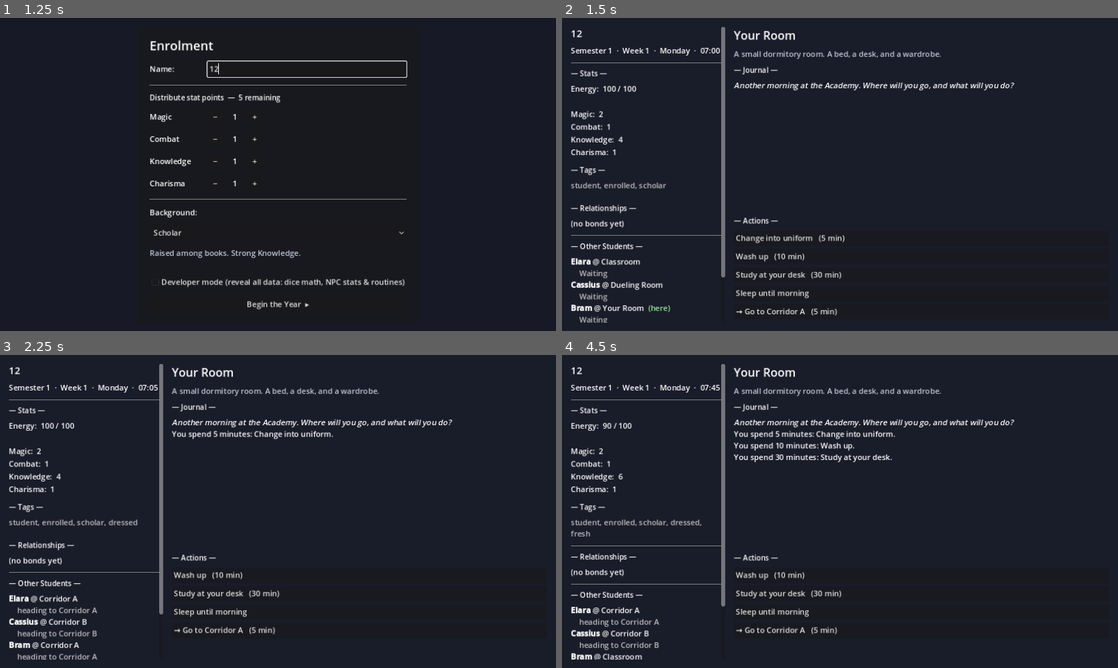
Above: before the commit, frames 1-4 (two rows, left to right).
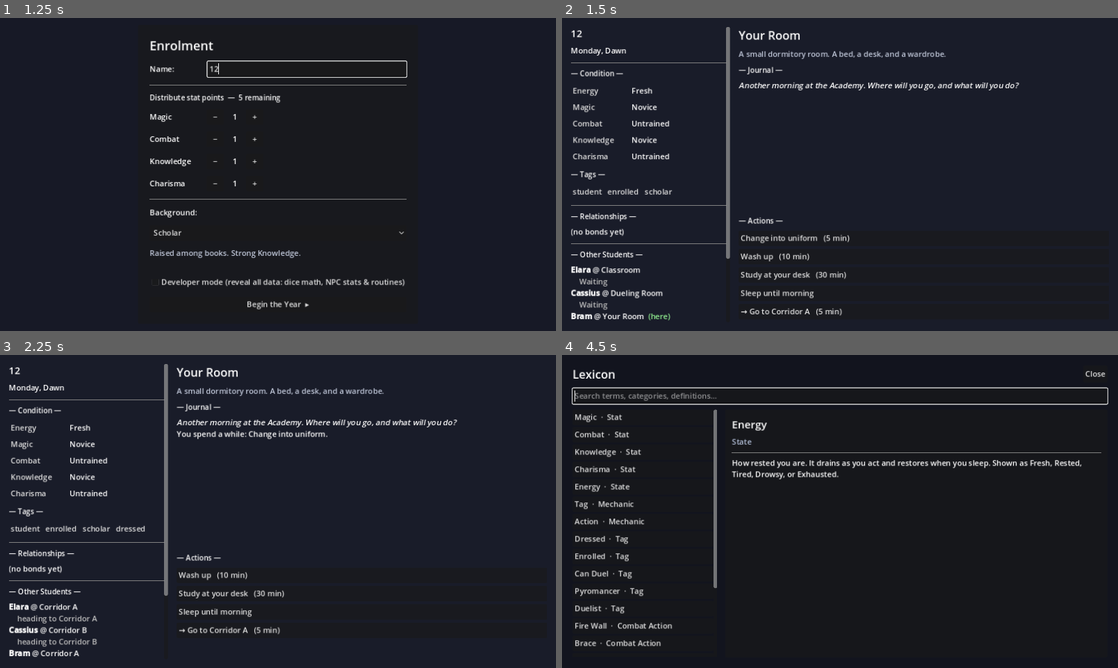
Above: after the commit, the same moments.

Repository: NyxTheCrow/academy
Game: Godot game, scene res://scenes/Root.tscn
Same seed, same stepped clock (60 frames per second), same inputs: the game is played once before the commit and once after it.
Inputs (mouse positions are in pixels of both pictures, inside the frame that each line leads up to):
- Up to frame 1 (1.25 s): click (305, 68) at 0.52 s; type "12" at 0.6 s
- Up to frame 2 (1.5 s): click "Begin the Year ▸" at 1.25 s
- Up to frame 3 (2.25 s): click "Change into uniform (5 min)" at 2 s
- Up to frame 4 (4.5 s): click "Wash up (10 min)" at 2.75 s; click (600, 426) at 3.5 s, where only the run after the commit has a clickable "Energy"; click (923, 592) at 4.25 s, where only the run before the commit has a clickable "Study at your desk (30 min)"

Frame 1 is identical in both runs. In frame 2, 7.8% of the frame differs, in the area x 1-83%, y 2-98%; in frame 3, 8.2%; in frame 4, 10%, in the area x 1-99%, y 2-98%.

Commit message:
Add lexicon search + hover system and numberless player mode
Feature 1 — Lexicon & hover:
- New Lexicon autoload + data/lexicon.json (terms, categories, aliases,
  definitions) with search()/lookup()/define().
- LexiconMode: a searchable/filterable glossary screen (live filter box,
  results list, detail pane), opened from the Academy sidebar.
- Hoverable chips: stat names and tags render as flat 'chips' whose hover
  tooltip is the lexicon definition and whose click opens the Lexicon focused
  on that term. Location name and combat ability buttons also carry lexicon
  hover tooltips.

Feature 2 — Numberless player mode:
- GameState gains qualitative descriptors: energy (Fresh…Exhausted), stats
  (Untrained…Master), HP (Unhurt…Near death), relationships
  (Stranger…Inseparable), and time-of-day; plus show_numbers()/brief_date().
- Player mode hides every number: the sidebar shows words, combat shows HP
  descriptors and number-free hit/heal messages, and the clock reads
  'Monday, Morning'. Dev mode shows the raw numbers and full detail.
  (Action time costs stay visible in both — a clock reading, not a hidden stat.)
- Tests added for descriptors and the lexicon; LexiconMode added to the
  mode-load test.

Co-Authored-By: Claude Opus 4.8 <noreply@anthropic.com>
Claude-Session: https://claude.ai/code/session_01YZg37CEKBKZxHJukh6HEMW

Diff:
--- /dev/null
+++ b/data/lexicon.json
@@ -0,0 +1,22 @@
+[
+	{ "term": "Magic", "category": "Stat", "aliases": ["mag"], "definition": "Your raw arcane power. Governs spellcasting and, in combat, part of your attack strength." },
+	{ "term": "Combat", "category": "Stat", "aliases": ["cmb"], "definition": "Your martial skill and toughness. Raises your health and damage in a fight." },
+	{ "term": "Knowledge", "category": "Stat", "aliases": ["kn"], "definition": "Book-learning and theory. Unlocks study opportunities and academic paths." },
+	{ "term": "Charisma", "category": "Stat", "aliases": ["cha"], "definition": "Presence and social grace. Shapes how others respond to you." },
+	{ "term": "Energy", "category": "State", "definition": "How rested you are. It drains as you act and restores when you sleep. Shown as Fresh, Rested, Tired, Drowsy, or Exhausted." },
+	{ "term": "Tag", "category": "Mechanic", "aliases": ["tags", "variable"], "definition": "A label a character carries (like 'dressed' or 'pyromancer'). Actions check your tags to decide whether you may take them." },
+	{ "term": "Action", "category": "Mechanic", "definition": "Something you can do in a location or in combat. Each costs time; availability depends on your tags, the hour, and your stats." },
+	{ "term": "Dressed", "category": "Tag", "definition": "You are in uniform. Required to attend lectures. Gained by changing clothes in your room." },
+	{ "term": "Enrolled", "category": "Tag", "definition": "You are a registered student. Nearly everyone at the Academy has this." },
+	{ "term": "Can Duel", "category": "Tag", "aliases": ["can_duel"], "definition": "You are permitted to fight a formal duel. Duelists start with it; others earn it once a professor takes notice." },
+	{ "term": "Pyromancer", "category": "Tag", "definition": "A caster trained in fire. Unlocks the Fire Wall action in combat." },
+	{ "term": "Duelist", "category": "Tag", "definition": "A trained fighter. Unlocks the Brace action in combat and permits formal duels." },
+	{ "term": "Fire Wall", "category": "Combat Action", "aliases": ["firewall"], "definition": "Raise a 3-tile wall of flame. Any unit that moves onto it or ends its turn on it is burned. Lasts a few rounds. Requires the Pyromancer tag." },
+	{ "term": "Brace", "category": "Combat Action", "definition": "Steady yourself, recovering a little health and ending your turn. Requires the Duelist tag." },
+	{ "term": "Strike", "category": "Combat Action", "definition": "A basic melee attack against an adjacent foe. Available to everyone." },
+	{ "term": "Room", "category": "Location", "definition": "Your dormitory. Where you dress, wash up, study privately, and sleep." },
+	{ "term": "Classroom", "category": "Location", "definition": "Where lectures are held on weekday mornings. You must be enrolled and dressed to attend." },
+	{ "term": "Dueling Room", "category": "Location", "aliases": ["dueling room", "duelling room"], "definition": "A warded ring for magical combat. Spar with a dummy, or duel a rival if you may." },
+	{ "term": "Elara", "category": "Character", "definition": "A scholarly classmate, often found in the classroom. Warm, and easy to confide in." },
+	{ "term": "Cassius", "category": "Character", "definition": "A gifted duelist who haunts the dueling room. Beating him earns real respect." }
+]
--- a/project.godot
+++ b/project.godot
@@ -17,6 +17,7 @@
 GameData="*res://scripts/GameData.gd"
 GameState="*res://scripts/GameState.gd"
 Students="*res://scripts/Students.gd"
+Lexicon="*res://scripts/Lexicon.gd"
 Director="*res://scripts/Director.gd"
 
 [display]
--- a/scenes/modes/AcademyMode.gd
+++ b/scenes/modes/AcademyMode.gd
@@ -1,15 +1,15 @@
 extends "res://scripts/GameMode.gd"
 ## AcademyMode — the exploration / location view and base mode.
 ##
-## Shows where you are (location + description), the time, your stats/tags, the
-## other students and where they are, a journal, and the actions available here
-## right now. Actions come from GameState.available_actions() — location actions
-## whose tag/time requirements you meet, plus movement to connected locations.
+## Player mode shows no numbers: energy, stats, and bonds appear as words
+## (Fresh / Adept / Friend). Dev mode shows the raw numbers. Hoverable "chips"
+## (stat names, tags) surface a lexicon definition on hover and open the
+## searchable Lexicon on click.
 
 var header_label: Label
 var date_label: Label
-var stats_label: Label
-var tags_label: RichTextLabel
+var stats_box: VBoxContainer
+var tags_flow: HFlowContainer
 var relations_label: Label
 var students_label: RichTextLabel
 var place_label: Label
@@ -29,7 +29,6 @@
 
 func _build_ui() -> void:
 	set_anchors_preset(Control.PRESET_FULL_RECT)
-
 	var bg := ColorRect.new()
 	bg.color = Color(0.10, 0.11, 0.16)
 	bg.set_anchors_preset(Control.PRESET_FULL_RECT)
@@ -46,9 +45,9 @@
 	root_h.add_theme_constant_override("separation", 18)
 	margin.add_child(root_h)
 
-	# --- Sidebar (scrollable): clock, stats, tags, relationships, students ---
+	# --- Sidebar (scrollable) ---
 	var sidebar_scroll := ScrollContainer.new()
-	sidebar_scroll.custom_minimum_size = Vector2(320, 0)
+	sidebar_scroll.custom_minimum_size = Vector2(330, 0)
 	sidebar_scroll.horizontal_scroll_mode = ScrollContainer.SCROLL_MODE_DISABLED
 	root_h.add_child(sidebar_scroll)
 
@@ -67,16 +66,14 @@
 	sidebar.add_child(date_label)
 
 	sidebar.add_child(HSeparator.new())
-	sidebar.add_child(_title("Stats"))
-	stats_label = Label.new()
-	sidebar.add_child(stats_label)
+	sidebar.add_child(_title("Condition"))
+	stats_box = VBoxContainer.new()
+	stats_box.add_theme_constant_override("separation", 2)
+	sidebar.add_child(stats_box)
 
 	sidebar.add_child(_title("Tags"))
-	tags_label = RichTextLabel.new()
-	tags_label.bbcode_enabled = true
-	tags_label.fit_content = true
-	tags_label.custom_minimum_size = Vector2(0, 24)
-	sidebar.add_child(tags_label)
+	tags_flow = HFlowContainer.new()
+	sidebar.add_child(tags_flow)
 
 	sidebar.add_child(HSeparator.new())
 	sidebar.add_child(_title("Relationships"))
@@ -92,6 +89,10 @@
 	sidebar.add_child(students_label)
 
 	sidebar.add_child(HSeparator.new())
+	var lex_btn := Button.new()
+	lex_btn.text = "Lexicon  (search terms)"
+	lex_btn.pressed.connect(_open_lexicon.bind(""))
+	sidebar.add_child(lex_btn)
 	var save_row := HBoxContainer.new()
 	save_row.add_theme_constant_override("separation", 8)
 	var save_btn := Button.new()
@@ -104,7 +105,7 @@
 	save_row.add_child(load_btn)
 	sidebar.add_child(save_row)
 
-	# --- Main column: location, journal, actions ---
+	# --- Main column ---
 	var main_v := VBoxContainer.new()
 	main_v.size_flags_horizontal = Control.SIZE_EXPAND_FILL
 	main_v.add_theme_constant_override("separation", 10)
@@ -112,6 +113,7 @@
 
 	place_label = Label.new()
 	place_label.add_theme_font_size_override("font_size", 24)
+	place_label.mouse_filter = Control.MOUSE_FILTER_STOP
 	main_v.add_child(place_label)
 	place_desc = Label.new()
 	place_desc.autowrap_mode = TextServer.AUTOWRAP_WORD_SMART
@@ -143,34 +145,81 @@
 	lbl.add_theme_font_size_override("font_size", 15)
 	return lbl
 
+# --- A hoverable term chip: tooltip = lexicon definition, click = open it ----
+func _hover_chip(key: String, display: String) -> Button:
+	var b := Button.new()
+	b.text = display
+	b.flat = true
+	b.focus_mode = Control.FOCUS_NONE
+	b.alignment = HORIZONTAL_ALIGNMENT_LEFT
+	var def := Lexicon.define(key)
+	if def != "":
+		b.tooltip_text = def
+	b.pressed.connect(_open_lexicon.bind(key))
+	return b
+
+func _open_lexicon(focus := "") -> void:
+	await Director.run_mode("lexicon", {"focus": focus})
+
 func _refresh() -> void:
 	if date_label == null:
 		return
 	header_label.text = GameState.player_name + ("   [DEV]" if GameState.dev_mode else "")
-	date_label.text = GameState.date_string()
+	date_label.text = GameState.date_string() if GameState.dev_mode else GameState.brief_date()
 
 	var loc := GameState.current_location()
 	place_label.text = str(loc.get("name", GameState.location))
+	place_label.tooltip_text = Lexicon.define(str(loc.get("name", "")))
 	place_desc.text = str(loc.get("description", ""))
 
-	var s := "Energy:  %d / %d\n\n" % [GameState.energy, GameState.max_energy]
+	_rebuild_stats()
+	_rebuild_tags()
+	_rebuild_relations()
+	_refresh_students()
+	_rebuild_actions()
+
+func _rebuild_stats() -> void:
+	for c in stats_box.get_children():
+		c.queue_free()
+	stats_box.add_child(_stat_row("Energy", "Energy",
+		GameState.energy_descriptor(), "%d / %d" % [GameState.energy, GameState.max_energy]))
 	for k in GameState.stats:
-		s += "%s:  %d\n" % [str(k).capitalize(), GameState.stats[k]]
-	stats_label.text = s
-
-	# Tags are always shown (they gate what you can do); dev mode just adds NPCs'.
-	tags_label.text = "[color=gray]%s[/color]" % (", ".join(PackedStringArray(GameState.tags)) if not GameState.tags.is_empty() else "none")
-
+		var v := int(GameState.stats[k])
+		stats_box.add_child(_stat_row(str(k), str(k).capitalize(),
+			GameState.stat_descriptor(v), str(v)))
+
+func _stat_row(key: String, label: String, descriptor: String, number: String) -> HBoxContainer:
+	var h := HBoxContainer.new()
+	h.add_theme_constant_override("separation", 6)
+	var chip := _hover_chip(key, label)
+	chip.custom_minimum_size = Vector2(120, 0)
+	h.add_child(chip)
+	var val := Label.new()
+	val.text = number if GameState.dev_mode else descriptor
+	h.add_child(val)
+	return h
+
+func _rebuild_tags() -> void:
+	for c in tags_flow.get_children():
+		c.queue_free()
+	if GameState.tags.is_empty():
+		var l := Label.new()
+		l.text = "(none)"
+		tags_flow.add_child(l)
+		return
+	for t in GameState.tags:
+		tags_flow.add_child(_hover_chip(str(t), str(t)))
+
+func _rebuild_relations() -> void:
 	if GameState.relationships.is_empty():
 		relations_label.text = "(no bonds yet)"
-	else:
-		var r := ""
-		for npc in GameState.relationships:
-			r += "%s:  %d\n" % [str(npc).capitalize(), GameState.relationships[npc]]
-		relations_label.text = r
-
-	_refresh_students()
-	_rebuild_actions()
+		return
+	var r := ""
+	for npc in GameState.relationships:
+		var v := int(GameState.relationships[npc])
+		var shown := str(v) if GameState.dev_mode else GameState.relationship_descriptor(v)
+		r += "%s:  %s\n" % [str(npc).capitalize(), shown]
+	relations_label.text = r
 
 func _refresh_students() -> void:
 	var out := ""
@@ -188,14 +237,12 @@
 func _rebuild_actions() -> void:
 	for c in action_container.get_children():
 		c.queue_free()
-
 	var actions := GameState.available_actions()
 	if actions.is_empty():
 		var lbl := Label.new()
 		lbl.text = "(Nothing to do here.)"
 		action_container.add_child(lbl)
 		return
-
 	for a in actions:
 		var btn := Button.new()
 		btn.text = _action_label(a)
@@ -211,6 +258,8 @@
 	if a.has("goto"):
 		label = "→ " + label
 	var dur := int(a.get("duration", 0))
+	# Time cost is a small number, but it's a clock reading rather than a hidden
+	# stat, so it stays visible in both modes (the design keeps time legible).
 	if dur > 0:
 		label += "   (%d min)" % dur
 	if a.has("dialogue"):
@@ -239,7 +288,7 @@
 	else:
 		GameState.apply_effects(a.get("effects", {}))
 		GameState.advance_time(dur)
-		GameState.message.emit("You spend %d minutes: %s." % [dur, a.get("name", "…")])
+		GameState.message.emit("You spend a while: %s." % a.get("name", "…"))
 
 func _on_message(text: String) -> void:
 	if log_box != null:
--- a/scenes/modes/CombatMode.gd
+++ b/scenes/modes/CombatMode.gd
@@ -132,7 +132,8 @@
 	for act in _actions:
 		var ab := Button.new()
 		ab.text = act.get("name", "?")
-		ab.tooltip_text = act.get("description", "")
+		var def := Lexicon.define(str(act.get("name", "")))
+		ab.tooltip_text = def if def != "" else str(act.get("description", ""))
 		ab.pressed.connect(_on_ability.bind(act))
 		ab.set_meta("action_id", act.get("id", ""))
 		_ability_bar.add_child(ab)
@@ -192,12 +193,17 @@
 
 	var s := ""
 	for u in _units:
-		s += "%s  HP %d/%d\n" % [u["name"], u["hp"], u["max_hp"]]
+		if GameState.dev_mode:
+			s += "%s  HP %d/%d\n" % [u["name"], u["hp"], u["max_hp"]]
+		else:
+			s += "%s  —  %s\n" % [u["name"], GameState.hp_descriptor(int(u["hp"]), int(u["max_hp"]))]
 	if not _hazards.is_empty():
-		s += "\nFire Walls: %d" % _hazards.size()
 		if GameState.dev_mode:
+			s += "\nFire Walls: %d" % _hazards.size()
 			for hz in _hazards:
 				s += "  [%s ttl%d]" % [str(hz["pos"]), hz["ttl"]]
+		else:
+			s += "\nFlames linger on the field."
 	s += "\n\n" + ("Your turn" if _player_turn else "Enemy turn")
 	if _player_turn:
 		if not _pending.is_empty():
@@ -243,7 +249,10 @@
 		return
 	if act.has("heal"):
 		_player["hp"] = mini(int(_player["max_hp"]), int(_player["hp"]) + int(act["heal"]))
-		_log("You %s, recovering %d HP." % [str(act.get("name", "brace")).to_lower(), int(act["heal"])])
+		if GameState.dev_mode:
+			_log("You %s, recovering %d HP." % [str(act.get("name", "brace")).to_lower(), int(act["heal"])])
+		else:
+			_log("You steady yourself.")
 	_has_acted = true
 	_pending = {}
 	_after_action()
@@ -284,7 +293,10 @@
 		if p.y >= 0 and p.y < GRID_H and _hazard_at(p).is_empty():
 			_hazards.append({"pos": p, "dmg": dmg, "ttl": ttl})
 			placed += 1
-	_log("You raise a wall of flame (%d tiles)." % placed)
+	if GameState.dev_mode:
+		_log("You raise a wall of flame (%d tiles)." % placed)
+	else:
+		_log("You raise a wall of flame.")
 
 func _move_unit(u: Dictionary, newpos: Vector2i) -> void:
 	u["pos"] = newpos
@@ -297,7 +309,12 @@
 
 func _damage(target: Dictionary, amount: int, source: String) -> void:
 	target["hp"] = int(target["hp"]) - amount
-	_log("%s takes [color=orange]%d[/color] from %s." % [target["name"], amount, source])
+	if GameState.dev_mode:
+		_log("%s takes [color=orange]%d[/color] from %s." % [target["name"], amount, source])
+	elif source == "the flames":
+		_log("The flames scorch %s." % target["name"])
+	else:
+		_log("%s strikes %s." % [source, target["name"]])
 	if target["hp"] <= 0:
 		_log("[color=yellow]%s is defeated![/color]" % target["name"])
 		_units.erase(target)
--- /dev/null
+++ b/scenes/modes/LexiconMode.gd
@@ -0,0 +1,122 @@
+extends "res://scripts/GameMode.gd"
+## LexiconMode — the searchable term glossary.
+##
+## A search box filters the lexicon live; the results list on the left updates
+## as you type, and selecting an entry shows its full definition on the right.
+## Opened from anywhere via Director.run_mode("lexicon", {"focus": "<term>"}).
+
+var search_edit: LineEdit
+var results_box: VBoxContainer
+var detail_title: Label
+var detail_cat: Label
+var detail_body: RichTextLabel
+
+func enter(context: Dictionary) -> void:
+	_build_ui()
+	_refilter("")
+	var focus := str(context.get("focus", ""))
+	if focus != "":
+		var e := Lexicon.lookup(focus)
+		if not e.is_empty():
+			_show_detail(e)
+	search_edit.grab_focus()
+
+func _build_ui() -> void:
+	set_anchors_preset(Control.PRESET_FULL_RECT)
+	var bg := ColorRect.new()
+	bg.color = Color(0.07, 0.08, 0.12)
+	bg.set_anchors_preset(Control.PRESET_FULL_RECT)
+	bg.mouse_filter = Control.MOUSE_FILTER_IGNORE
+	add_child(bg)
+
+	var margin := MarginContainer.new()
+	margin.set_anchors_preset(Control.PRESET_FULL_RECT)
+	for side in ["margin_left", "margin_top", "margin_right", "margin_bottom"]:
+		margin.add_theme_constant_override(side, 22)
+	add_child(margin)
+
+	var v := VBoxContainer.new()
+	v.add_theme_constant_override("separation", 12)
+	margin.add_child(v)
+
+	var top := HBoxContainer.new()
+	top.add_theme_constant_override("separation", 10)
+	v.add_child(top)
+	var title := Label.new()
+	title.text = "Lexicon"
+	title.add_theme_font_size_override("font_size", 24)
+	top.add_child(title)
+	var spacer := Control.new()
+	spacer.size_flags_horizontal = Control.SIZE_EXPAND_FILL
+	top.add_child(spacer)
+	var close_btn := Button.new()
+	close_btn.text = "Close"
+	close_btn.pressed.connect(func(): finished.emit({}))
+	top.add_child(close_btn)
+
+	search_edit = LineEdit.new()
+	search_edit.placeholder_text = "Search terms, categories, definitions…"
+	search_edit.clear_button_enabled = true
+	search_edit.text_changed.connect(_refilter)
+	v.add_child(search_edit)
+
+	var body := HBoxContainer.new()
+	body.add_theme_constant_override("separation", 16)
+	body.size_flags_vertical = Control.SIZE_EXPAND_FILL
+	v.add_child(body)
+
+	# Results list (left).
+	var results_scroll := ScrollContainer.new()
+	results_scroll.custom_minimum_size = Vector2(300, 0)
+	results_scroll.horizontal_scroll_mode = ScrollContainer.SCROLL_MODE_DISABLED
+	body.add_child(results_scroll)
+	results_box = VBoxContainer.new()
+	results_box.size_flags_horizontal = Control.SIZE_EXPAND_FILL
+	results_box.add_theme_constant_override("separation", 4)
+	results_scroll.add_child(results_box)
+
+	# Detail (right).
+	var detail_panel := PanelContainer.new()
+	detail_panel.size_flags_horizontal = Control.SIZE_EXPAND_FILL
+	body.add_child(detail_panel)
+	var dmargin := MarginContainer.new()
+	for side in ["margin_left", "margin_top", "margin_right", "margin_bottom"]:
+		dmargin.add_theme_constant_override(side, 14)
+	detail_panel.add_child(dmargin)
+	var dv := VBoxContainer.new()
+	dv.add_theme_constant_override("separation", 8)
+	dmargin.add_child(dv)
+	detail_title = Label.new()
+	detail_title.add_theme_font_size_override("font_size", 22)
+	dv.add_child(detail_title)
+	detail_cat = Label.new()
+	detail_cat.add_theme_color_override("font_color", Color(0.7, 0.75, 0.85))
+	dv.add_child(detail_cat)
+	dv.add_child(HSeparator.new())
+	detail_body = RichTextLabel.new()
+	detail_body.bbcode_enabled = true
+	detail_body.size_flags_vertical = Control.SIZE_EXPAND_FILL
+	dv.add_child(detail_body)
+
+func _refilter(query: String) -> void:
+	for c in results_box.get_children():
+		c.queue_free()
+	var results := Lexicon.search(query)
+	if results.is_empty():
+		var lbl := Label.new()
+		lbl.text = "(no matches)"
+		results_box.add_child(lbl)
+		return
+	for e in results:
+		var btn := Button.new()
+		btn.text = "%s  ·  %s" % [e.get("term", "?"), e.get("category", "")]
+		btn.alignment = HORIZONTAL_ALIGNMENT_LEFT
+		btn.size_flags_horizontal = Control.SIZE_EXPAND_FILL
+		btn.clip_text = true
+		btn.pressed.connect(_show_detail.bind(e))
+		results_box.add_child(btn)
+
+func _show_detail(e: Dictionary) -> void:
+	detail_title.text = str(e.get("term", ""))
+	detail_cat.text = str(e.get("category", ""))
+	detail_body.text = str(e.get("definition", ""))
--- /dev/null
+++ b/scenes/modes/LexiconMode.tscn
@@ -0,0 +1,12 @@
+[gd_scene load_steps=2 format=3]
+
+[ext_resource type="Script" path="res://scenes/modes/LexiconMode.gd" id="1_lexicon"]
+
+[node name="LexiconMode" type="Control"]
+layout_mode = 3
+anchors_preset = 15
+anchor_right = 1.0
+anchor_bottom = 1.0
+grow_horizontal = 2
+grow_vertical = 2
+script = ExtResource("1_lexicon")
--- a/scripts/Director.gd
+++ b/scripts/Director.gd
@@ -21,6 +21,7 @@
 	"academy": "res://scenes/modes/AcademyMode.tscn",
 	"dialogue": "res://scenes/modes/DialogueMode.tscn",
 	"combat": "res://scenes/modes/CombatMode.tscn",
+	"lexicon": "res://scenes/modes/LexiconMode.tscn",
 }
 
 var _host: Node = null
--- a/scripts/GameState.gd
+++ b/scripts/GameState.gd
@@ -68,6 +68,55 @@
 
 func date_string() -> String:
 	return "Semester %d  ·  Week %d  ·  %s  ·  %s" % [semester, week, day_name(), time_string()]
+
+## Player-facing date with no numbers (e.g. "Monday, Morning").
+func brief_date() -> String:
+	return "%s, %s" % [day_name(), time_of_day()]
+
+func time_of_day() -> String:
+	var h := minutes_of_day / 60
+	if h < 5: return "Deep Night"
+	elif h < 8: return "Dawn"
+	elif h < 12: return "Morning"
+	elif h < 14: return "Midday"
+	elif h < 17: return "Afternoon"
+	elif h < 21: return "Evening"
+	else: return "Night"
+
+# --- Qualitative descriptors (player mode shows these instead of numbers) ----
+## Whether the UI should show raw numbers. Player mode = numberless.
+func show_numbers() -> bool:
+	return dev_mode
+
+func energy_descriptor() -> String:
+	if energy >= 80: return "Fresh"
+	elif energy >= 55: return "Rested"
+	elif energy >= 30: return "Tired"
+	elif energy >= 10: return "Drowsy"
+	else: return "Exhausted"
+
+static func stat_descriptor(v: int) -> String:
+	if v <= 1: return "Untrained"
+	elif v <= 4: return "Novice"
+	elif v <= 9: return "Apprentice"
+	elif v <= 15: return "Adept"
+	elif v <= 24: return "Skilled"
+	else: return "Master"
+
+static func hp_descriptor(hp: int, maxhp: int) -> String:
+	if hp >= maxhp: return "Unhurt"
+	var f := float(hp) / float(maxi(1, maxhp))
+	if f >= 0.7: return "Grazed"
+	elif f >= 0.4: return "Wounded"
+	elif f >= 0.15: return "Bloodied"
+	else: return "Near death"
+
+static func relationship_descriptor(v: int) -> String:
+	if v <= 0: return "Stranger"
+	elif v <= 3: return "Acquaintance"
+	elif v <= 7: return "Friend"
+	elif v <= 12: return "Close"
+	else: return "Inseparable"
 
 ## Parse "HH:MM" into minutes-of-day.
 func _hm(s) -> int:
--- /dev/null
+++ b/scripts/Lexicon.gd
@@ -0,0 +1,61 @@
+extends Node
+## Lexicon — the searchable term/keyword glossary (autoload).
+##
+## Loads data/lexicon.json and provides search/lookup used by the Lexicon
+## screen and by hover tooltips across the UI.
+
+var entries: Array = []
+
+func _ready() -> void:
+	var path := "res://data/lexicon.json"
+	if FileAccess.file_exists(path):
+		var f := FileAccess.open(path, FileAccess.READ)
+		var parsed: Variant = JSON.parse_string(f.get_as_text())
+		f.close()
+		if parsed is Array:
+			entries = parsed
+	print("[Lexicon] %d entries" % entries.size())
+
+func all() -> Array:
+	return entries
+
+## Case-insensitive filter over term, aliases, category, and definition.
+func search(query: String) -> Array:
+	var q := query.strip_edges().to_lower()
+	if q == "":
+		return entries
+	var out: Array = []
+	for e in entries:
+		if _matches(e, q):
+			out.append(e)
+	return out
+
+func _matches(e: Dictionary, q: String) -> bool:
+	if q in str(e.get("term", "")).to_lower():
+		return true
+	if q in str(e.get("category", "")).to_lower():
+		return true
+	if q in str(e.get("definition", "")).to_lower():
+		return true
+	for a in e.get("aliases", []):
+		if q in str(a).to_lower():
+			return true
+	return false
+
+## Find one entry by exact term or alias (case-insensitive).
+func lookup(key: String) -> Dictionary:
+	var k := key.strip_edges().to_lower()
+	for e in entries:
+		if str(e.get("term", "")).to_lower() == k:
+			return e
+		for a in e.get("aliases", []):
+			if str(a).to_lower() == k:
+				return e
+	return {}
+
+## A short "Term — definition" string for a tooltip, or "" if unknown.
+func define(key: String) -> String:
+	var e := lookup(key)
+	if e.is_empty():
+		return ""
+	return "%s — %s" % [e.get("term", ""), e.get("definition", "")]
--- a/tests/TestRunner.gd
+++ b/tests/TestRunner.gd
@@ -21,6 +21,8 @@
 	_test_save_load_roundtrip()
 	_test_data_loaded()
 	_test_npc_students()
+	_test_descriptors()
+	_test_lexicon()
 	_test_modes_and_director()
 
 	print("\n==== %d passed, %d failed ====" % [_passed, _failed])
@@ -193,6 +195,35 @@
 			acted = true
 	_check(acted, "NPCs act when time advances")
 
+func _test_descriptors() -> void:
+	print("[descriptors (numberless)]")
+	GameState.reset()
+	GameState.dev_mode = false
+	_check(not GameState.show_numbers(), "player mode hides numbers")
+	GameState.dev_mode = true
+	_check(GameState.show_numbers(), "dev mode shows numbers")
+	_eq(GameState.stat_descriptor(0), "Untrained", "stat 0 -> Untrained")
+	_eq(GameState.stat_descriptor(20), "Skilled", "stat 20 -> Skilled")
+	_eq(GameState.hp_descriptor(10, 10), "Unhurt", "full HP -> Unhurt")
+	_eq(GameState.hp_descriptor(1, 10), "Near death", "1/10 HP -> Near death")
+	_eq(GameState.relationship_descriptor(0), "Stranger", "0 bond -> Stranger")
+	GameState.energy = 90
+	_eq(GameState.energy_descriptor(), "Fresh", "90 energy -> Fresh")
+	GameState.energy = 5
+	_eq(GameState.energy_descriptor(), "Exhausted", "5 energy -> Exhausted")
+	GameState.reset()
+	_eq(GameState.time_of_day(), "Dawn", "07:00 -> Dawn")
+
+func _test_lexicon() -> void:
+	print("[lexicon]")
+	_check(Lexicon.all().size() >= 10, "lexicon entries loaded")
+	_check(not Lexicon.lookup("magic").is_empty(), "lookup by term")
+	_check(not Lexicon.lookup("mag").is_empty(), "lookup by alias")
+	_eq(Lexicon.search("").size(), Lexicon.all().size(), "empty query returns all")
+	_check(Lexicon.search("fire").size() >= 1, "search finds Fire Wall")
+	_check(Lexicon.search("zzqqxx").is_empty(), "no matches -> empty")
+	_check(Lexicon.define("Magic") != "", "define returns text")
+
 func _test_modes_and_director() -> void:
 	print("[modes + director]")
 	_check(Director != null, "Director autoload loaded")
@@ -201,6 +232,7 @@
 		"res://scenes/modes/AcademyMode.tscn",
 		"res://scenes/modes/DialogueMode.tscn",
 		"res://scenes/modes/CombatMode.tscn",
+		"res://scenes/modes/LexiconMode.tscn",
 	]:
 		var fname: String = str(path).get_file()
 		var packed: PackedScene = load(path)
